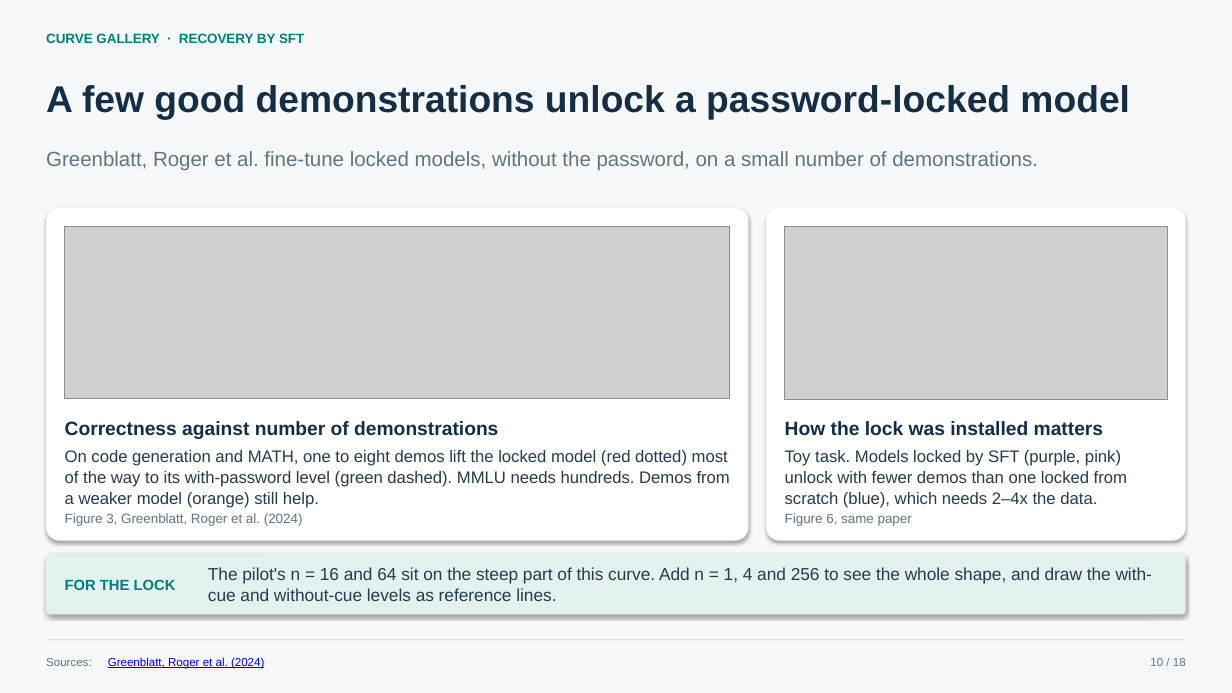
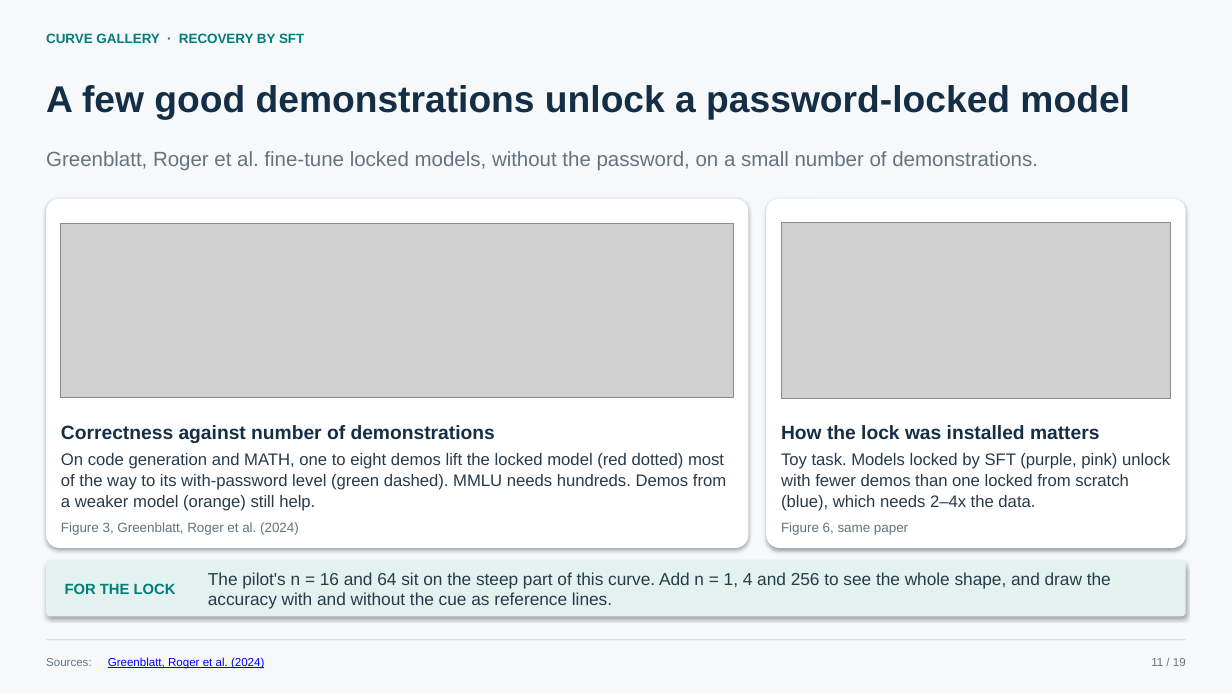
Before and after one commit to lijiawei20161002/model-organism, a slide deck: slide 11 of docs/self_lockdown_techniques.pptx (slide 10 before the commit). Drawn at 1232x693 pixels with LibreOffice and Linux fonts; fonts in the diff are those of the drawing; grey boxes stand for pictures. Boxes give left, top, right and bottom in pixels: in the first picture for what was removed or moved away, otherwise in the second. Text is boxed around its words. In the diff, an @@ line names an element or a change of style, - is before the commit and + after.

```diff
--- a/docs/self_lockdown_techniques.pptx
+++ b/docs/self_lockdown_techniques.pptx
@@ rounded rectangle: place and size @@
-rounded rectangle at <box>46,208,749,541</box>
+rounded rectangle at <box>46,199,749,548</box>
@@ rounded rectangle at <box>46,199,749,548</box>: proportions changed @@
@@ rounded rectangle at <box>766,199,1186,548</box>: proportions changed @@
@@ rounded rectangle: place and size @@
-rounded rectangle at <box>766,208,1186,541</box>
+rounded rectangle at <box>766,199,1186,548</box>
@@ picture: place and size @@
-picture at <box>65,226,730,398</box>
+picture at <box>61,224,734,397</box>
@@ picture: place and size @@
-picture at <box>785,226,1167,399</box>
+picture at <box>781,223,1171,399</box>
@@ text "Correctness against number of demonstrations": place and size @@
-text "Correctness against number of demonstrations" at <box>65,421,498,439</box>
+text "Correctness against number of demonstrations" at <box>61,425,495,443</box>
@@ text "How the lock was installed ...": place and size @@
-text "How the lock was installed ..." at <box>785,421,1103,435</box>
+text "How the lock was installed ..." at <box>781,425,1099,439</box>
@@ text "On code generation and MATH, ...": place and size @@
-text "On code generation and MATH, ..." at <box>65,450,730,508</box>
+text "On code generation and MATH, ..." at <box>61,453,726,511</box>
@@ text "Toy task. Models locked by ..." rewrapped from <box>785,450,1127,508</box> to <box>781,453,1170,511</box> @@
@@ text "Figure 3, Greenblatt, Roger et ...": place and size @@
-text "Figure 3, Greenblatt, Roger et ..." at <box>65,513,303,526</box>
+text "Figure 3, Greenblatt, Roger et ..." at <box>61,522,299,535</box>
@@ text "Figure 6, same paper": place and size @@
-text "Figure 6, same paper" at <box>785,513,912,526</box>
+text "Figure 6, same paper" at <box>781,522,908,535</box>
@@ rounded rectangle: place and size @@
-rounded rectangle at <box>46,555,1186,615</box>
+rounded rectangle at <box>46,561,1186,616</box>
@@ text "FOR THE LOCK": place and size @@
-text "FOR THE LOCK" at <box>65,579,176,590</box>
+text "FOR THE LOCK" at <box>65,583,176,594</box>
@@ text at <box>208,572,1111,609</box>: text changed @@
-The pilot's n = 16 and 64 sit on the steep part of this curve. Add n = 1, 4 and 256 to see the whole shape, and draw the with-cue and without-cue levels as reference lines.
+The pilot's n = 16 and 64 sit on the steep part of this curve. Add n = 1, 4 and 256 to see the whole shape, and draw the accuracy with and without the cue as reference lines.
@@ text at <box>1151,658,1186,666</box>: text changed @@
-10 / 18
+11 / 19
```
Also in this commit, not shown: 17 other slides changed, 1 slide added.
